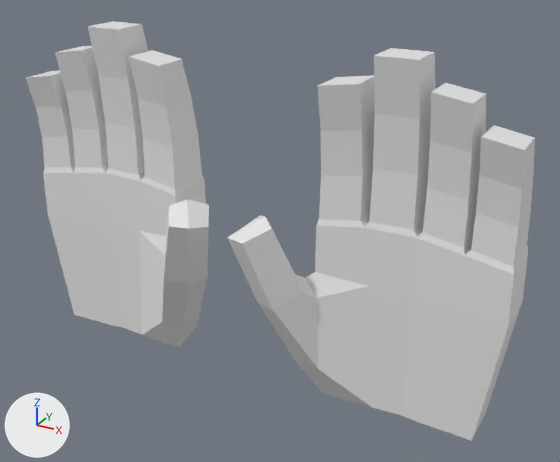
The FBX model Project GK/Assets/Project/Assets/HandsCatch.fbx as it was, and as the next commit left it.
Both versions are drawn from a 50 mm lens placed at (0.235, -0.401, 0.299), pointed at (0.022, -0.013, 0.106). Every picture has the same lights, and +X, +Y and +Z are marked at lower left. The picture after the commit comes second.

The first picture shows 'Hand.003'.
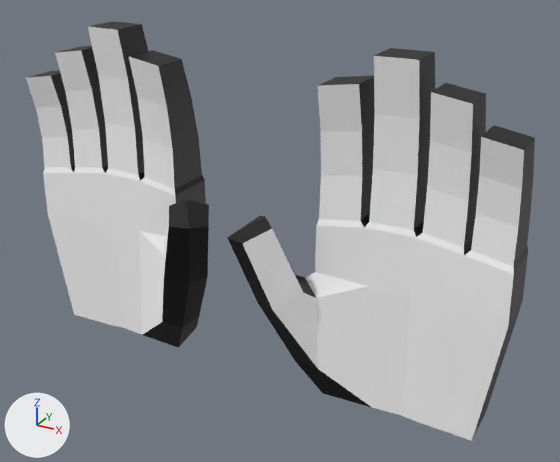
What differs and where, as boxes [x1, y1, x2, y2] in the pictures (560 x 462 px):
```json
{"object": "Hand.003", "change": "surface changed", "before": [26, 21, 535, 441], "after": [26, 21, 535, 441]}
```

Edits to the scene script, one JSON object a line:
```json
{"op": "add", "block": "img_glove_tex_png", "code": ["img_glove_tex_png = load_image('Glove_Tex.png', '../Textures/Glove_Tex.png', 1024, 1024, 'sRGB')"]}
{"op": "remove", "block": "mat_material", "code": "mat_material.base_color = (0.8, 0.8, 0.8)  # white #e7e7e7"}
{"op": "add", "block": "mat_material", "code": "mat_material.texture = img_glove_tex_png"}
{"block": "me_cube_003", "where": "me_cube_003.from_pydata(...)  # 224 vertices, 220 faces; spans x -0.168..0.168, y -0.063..0.016, z 0.0..0.222"}
{"block": "me_cube_003", "where": "# used by ob_hand_003; location = (0.0, 0.0, 0.0)"}
{"block": "me_cube_003", "change": "me_cube_003 part 1: texture (UV) coordinates of 220 of 220 faces, centred in x -0.167..0.167, y -0.055..0.016, z 0.0..0.222, changed; they spanned u 0.12..0.88, v 0.0..1.0 and now span u 0.0..0.98, v 0.0..1.0"}
```
